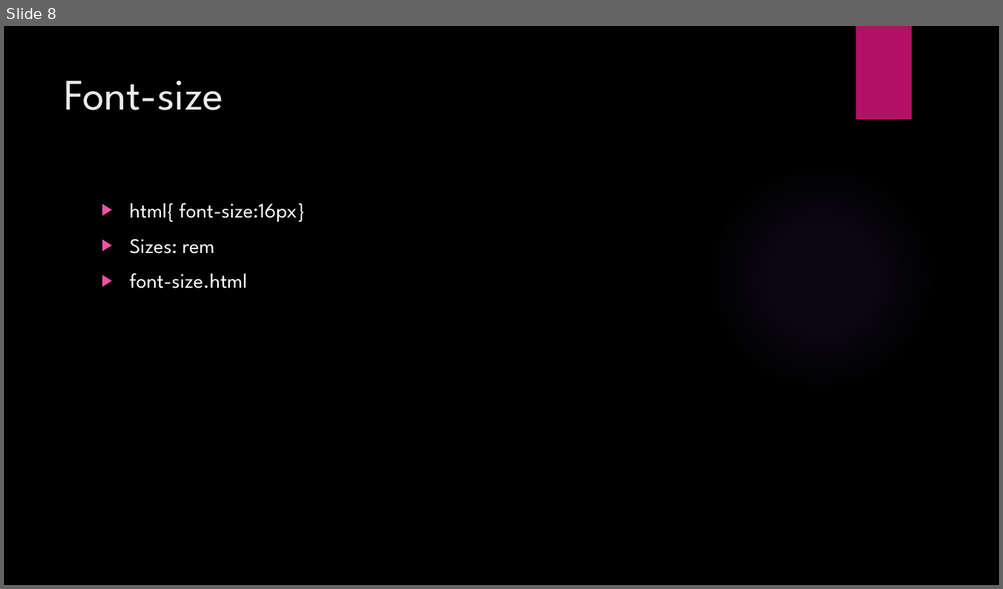
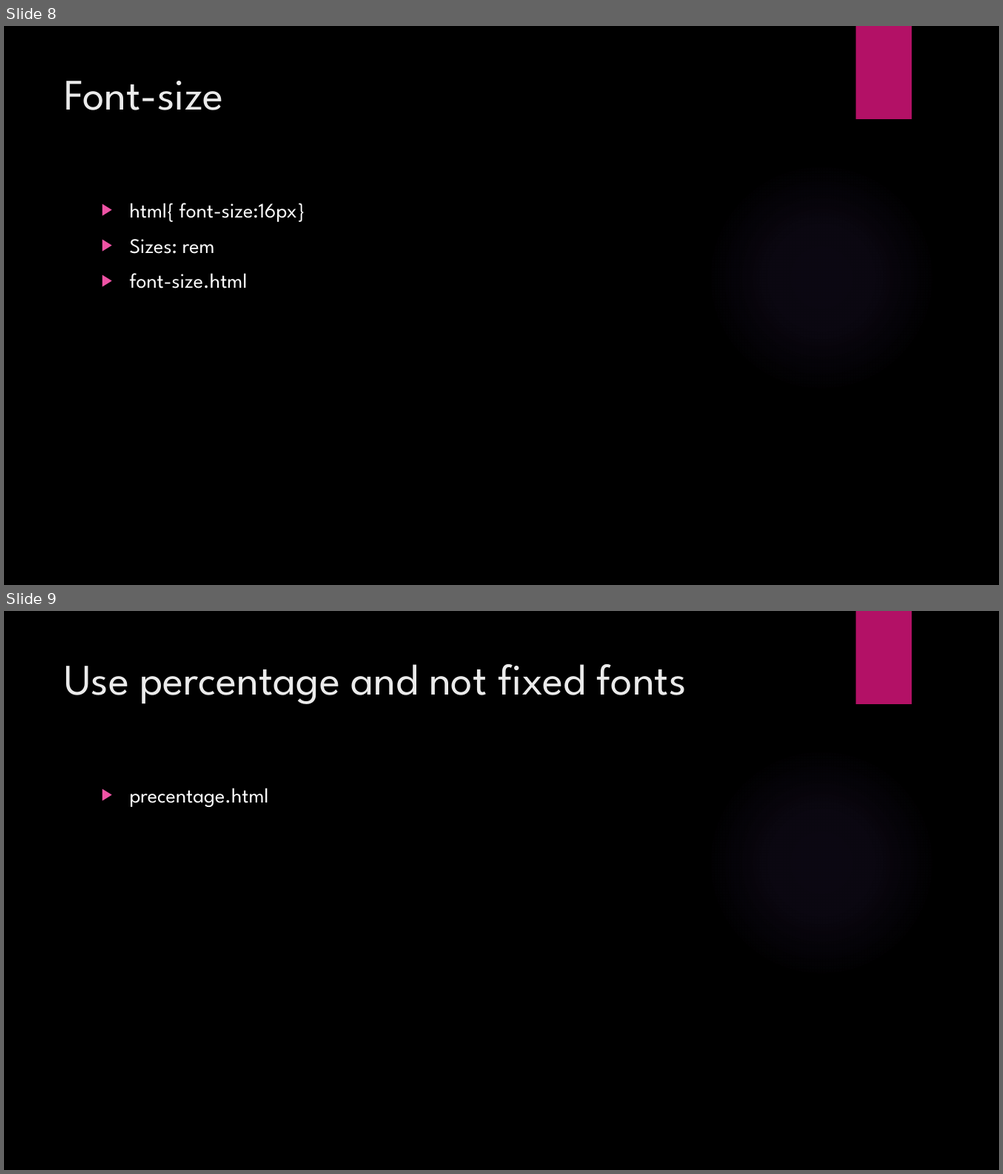
Before and after one commit to talyaron/HTML-CSS-JS, a slide deck: HTML/Responsive/responsive.pptx. Shown one above the other, each under a label of ours: slide 8 before the commit, slides 8 and 9 after it. The pictures are 1003x589 and 1003x1174 pixels, drawn with LibreOffice and Linux fonts; fonts in the diff are those of the drawing; background and template pictures are left out. Boxes give left, top, right and bottom in pixels: in the first picture for what was removed or moved away, otherwise in the second. Text is boxed around its words. In the diff, an @@ line names an element or a change of style, - is before the commit and + after.

Commit message:
precentage

```diff
--- a/HTML/Responsive/responsive.pptx
+++ b/HTML/Responsive/responsive.pptx
@@ slide 9 added at (4,611,999,1170), background picture (left out); not listed: 2 template elements that a slide beside it also shows @@
@@ title added at (64,664,686,704), 42 pt, text #EBEBEB @@
+Use percentage and not fixed fonts
@@ text added at (130,788,269,807), 20 pt, text #FFFFFF @@
+▶ precentage.html
```
Also in this commit, not shown: 1 other file.
